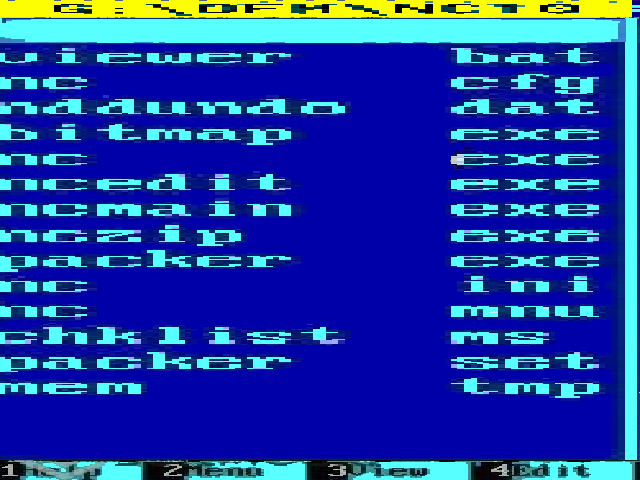
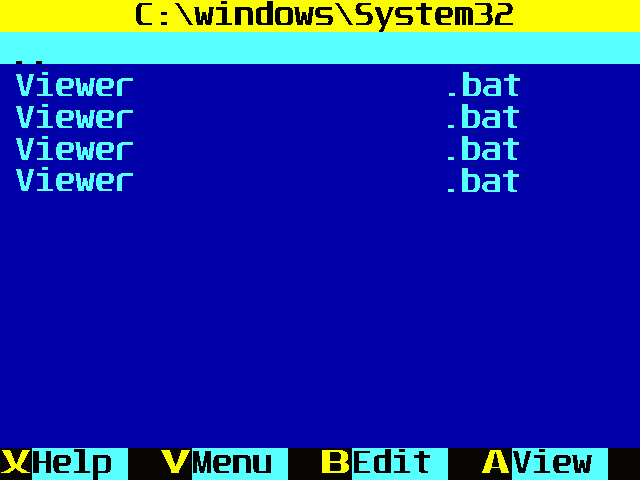
Before/after of a 640 x 480 layered artwork. What changed in the layer stack:
added layer "Y" above "X" over [161, 450, 190, 473]
added layer "X" above "Layer 2" over [1, 450, 30, 473]
hid "Layer 2" over [0, 0, 640, 480]
added layer ".bat copy 3" above "Viewer copy 3" over [448, 168, 519, 192]
added layer "Viewer copy 3" above ".bat copy 2" over [16, 167, 133, 191]
added layer ".bat copy 2" above "Viewer copy 2" over [448, 136, 519, 160]
added layer "Viewer copy 2" above ".bat copy" over [16, 136, 133, 160]
added layer ".bat copy" above "Viewer copy" over [448, 104, 519, 128]
added layer "Viewer copy" above ".bat" over [16, 104, 133, 128]
added layer ".bat" above ".." over [449, 72, 520, 96]
added layer "C:\windows\System32" above "Viewer" over [136, 1, 513, 32]
added layer "Viewer" above "View" over [16, 72, 133, 96]
added layer "View" above "Edit" over [513, 449, 592, 473]
added layer "Edit" above "Menu" over [354, 449, 430, 473]
added layer "Menu" above "Help" over [193, 451, 271, 473]
added layer "Help" above "Layer 3 copy" over [33, 449, 111, 480]
added layer "Layer 3 copy" above "Layer 3 copy 13" over [0, 32, 640, 64]
added layer "Layer 3 copy 13" above "Layer 3 copy 11" over [512, 448, 608, 480]
added layer "Layer 3 copy 11" above "Layer 3 copy 9" over [352, 448, 448, 480]
added layer "Layer 3 copy 9" above "Layer 3 copy 7" over [192, 448, 288, 478]
added layer "Layer 3 copy 7" above "Layer 3 copy 3" over [32, 448, 128, 480]
added layer "Layer 3 copy 3" above "Layer 3" over [0, 448, 640, 480]
added layer "Layer 3" above "Layer 3 copy 2" over [0, 0, 640, 32]
added layer "Layer 3 copy 2" above "Background" over [0, 32, 640, 480]
…and 3 more changes (3 added)
